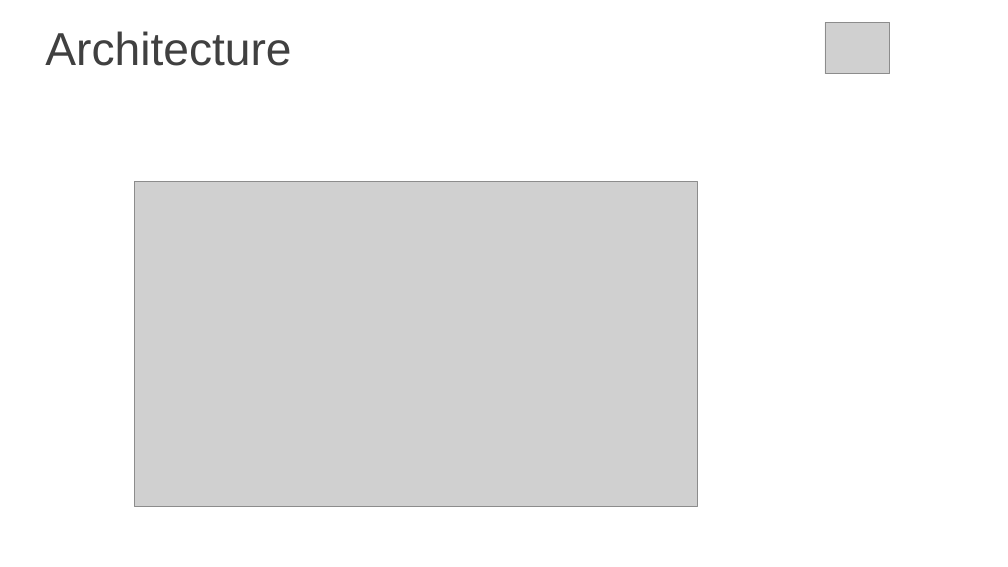
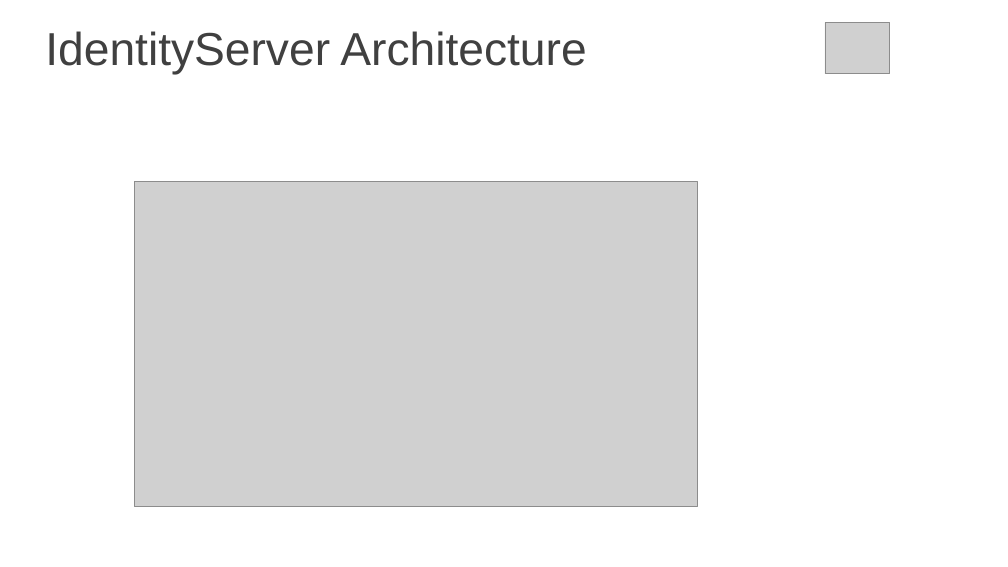
Before and after one commit to itorian/IdentityServer, a slide deck: slide 8 of IdentityServerDemo/IdentityServer.pptx (slide 7 before the commit). Drawn at 1008x567 pixels with LibreOffice and Linux fonts; fonts in the diff are those of the drawing; grey boxes stand for pictures; background and template pictures are left out. Boxes give left, top, right and bottom in pixels: in the first picture for what was removed or moved away, otherwise in the second. Text is boxed around its words. In the diff, an @@ line names an element or a change of style, - is before the commit and + after.

```diff
--- a/IdentityServerDemo/IdentityServer.pptx
+++ b/IdentityServerDemo/IdentityServer.pptx
@@ title at <box>45,31,586,74</box>: text changed @@
-Architecture
+IdentityServer Architecture
```
Also in this commit, not shown: 6 other slides changed, 2 slides added, 2 slides removed, 10 other files.
